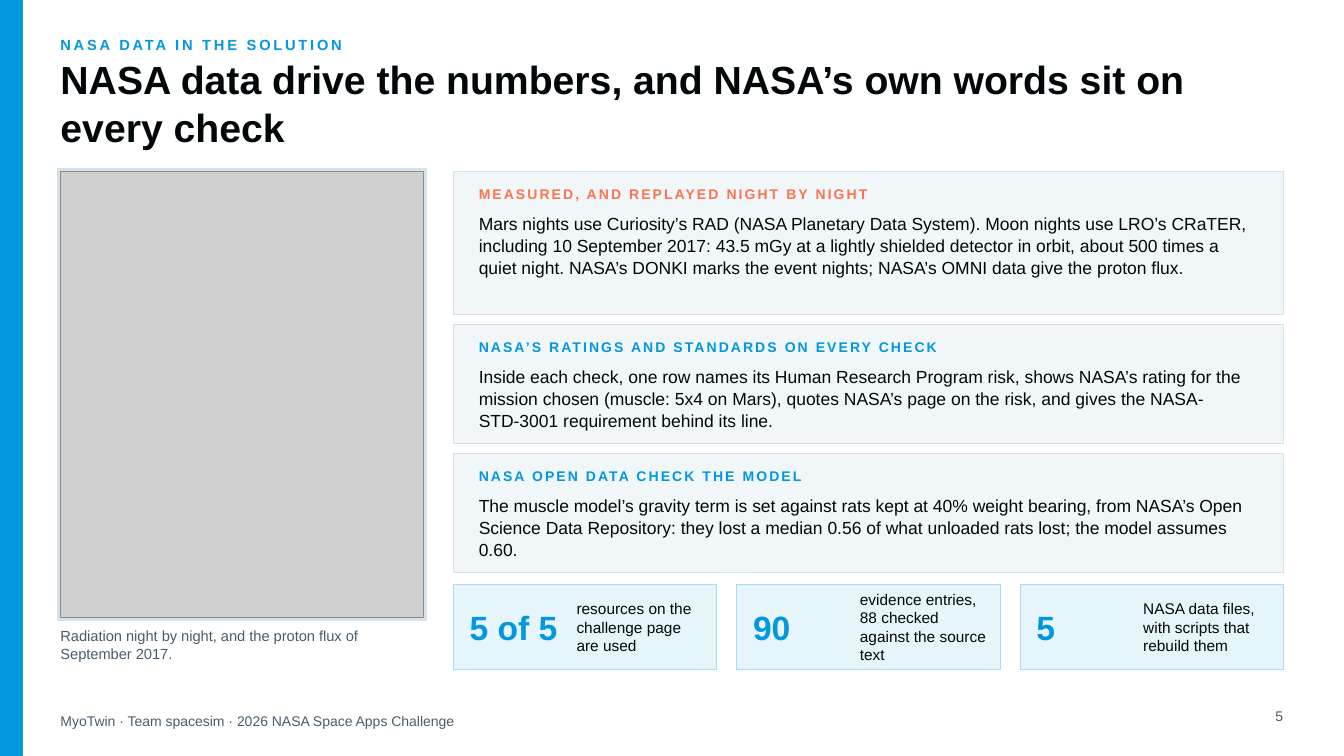
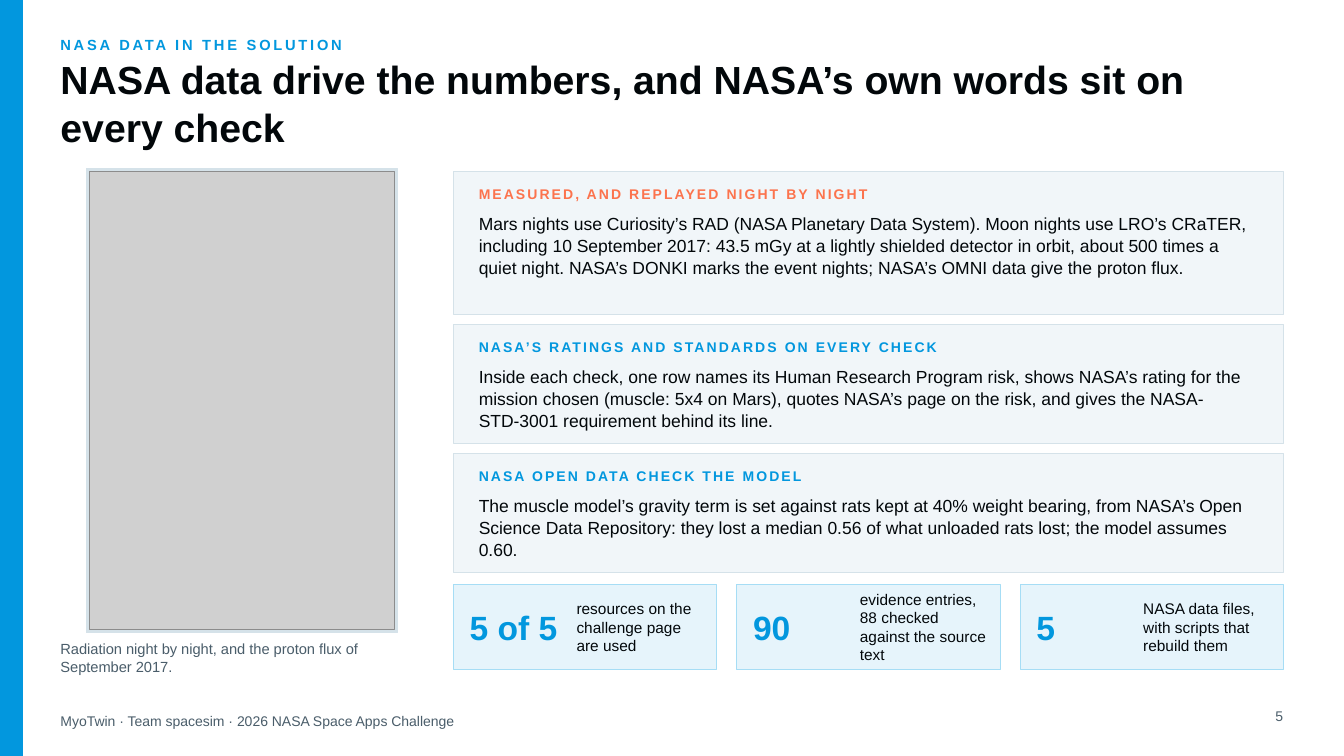
Before and after one commit to KAODB/myotwin, a slide deck: slide 5 of demo/slides/MyoTwin-demo.pptx. Drawn at 1344x756 pixels with LibreOffice and Linux fonts; fonts in the diff are those of the drawing; grey boxes stand for pictures. Boxes give left, top, right and bottom in pixels: in the first picture for what was removed or moved away, otherwise in the second. Text is boxed around its words. In the diff, an @@ line names an element or a change of style, - is before the commit and + after.

```diff
--- a/demo/slides/MyoTwin-demo.pptx
+++ b/demo/slides/MyoTwin-demo.pptx
@@ rectangle: place and size @@
-rectangle at <box>57,168,426,620</box>
+rectangle at <box>87,168,398,633</box>
@@ picture: place and size @@
-picture at <box>60,171,423,617</box>
+picture at <box>90,171,395,630</box>
@@ text "Radiation night by night, and ...": place and size @@
-text "Radiation night by night, and ..." at <box>60,630,358,662</box>
+text "Radiation night by night, and ..." at <box>60,643,358,675</box>
```
Also in this commit, not shown: 1 other slide changed, 13 other files.
